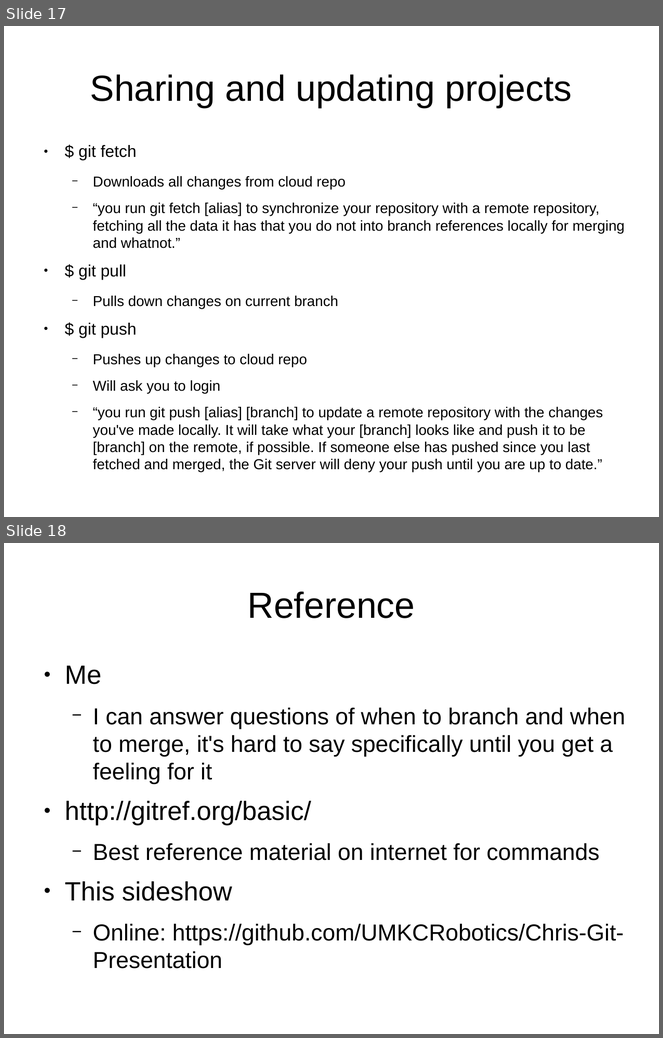
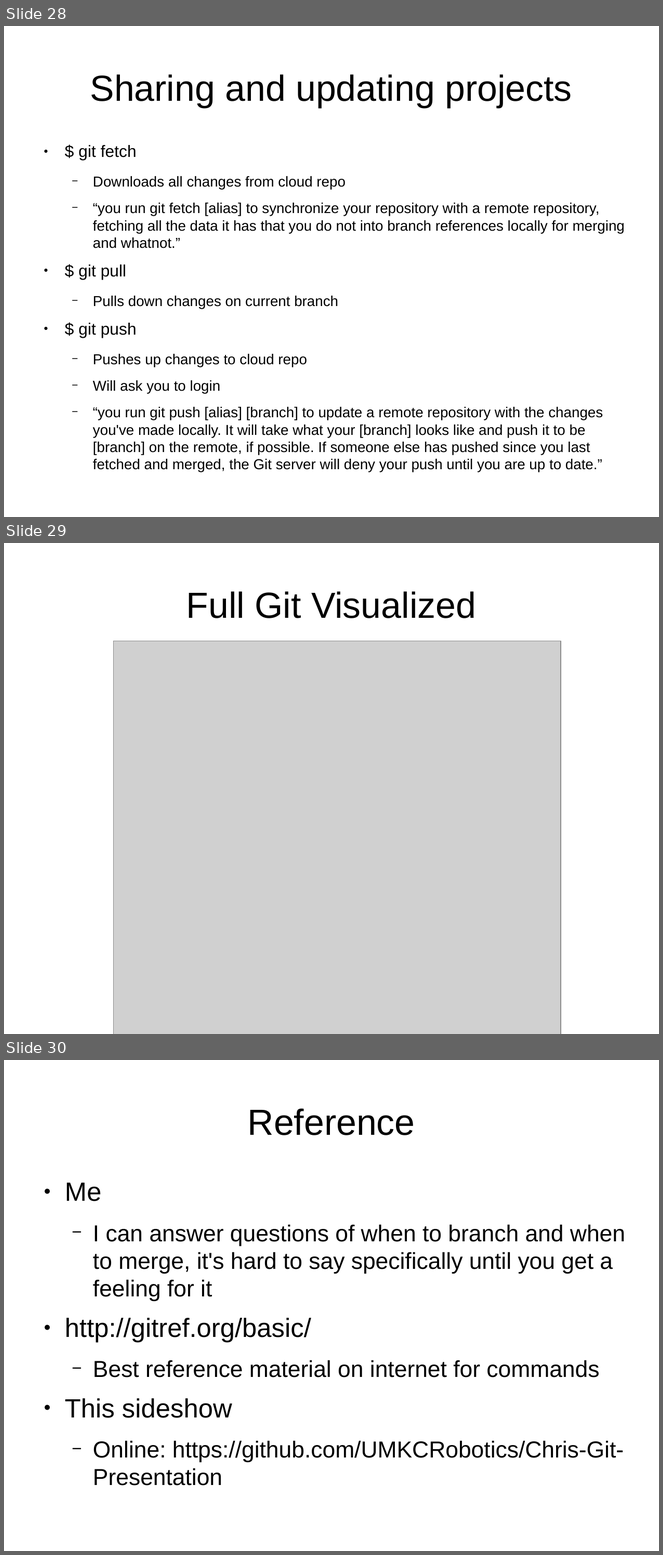
Before and after one commit to UMKCRobotics/Chris-Git-Presentation, a slide deck: presentation.odp. Shown one above the other, each under a label of ours: slides 17 and 18 before the commit, slides 28, 29 and 30 after it. The pictures are 663x1038 and 663x1555 pixels, drawn with LibreOffice and Linux fonts; fonts in the diff are those of the drawing; grey boxes stand for pictures. Boxes give left, top, right and bottom in pixels: in the first picture for what was removed or moved away, otherwise in the second. Text is boxed around its words. In the diff, an @@ line names an element or a change of style, - is before the commit and + after.

```diff
--- a/presentation.odp
+++ b/presentation.odp
@@ slide 29 added at box(4, 543, 659, 1034), background #FFFFFF @@
@@ title added at box(187, 591, 476, 618), 44 pt, text #000000 @@
+Full Git Visualized
@@ picture added at box(113, 641, 561, 1034) @@
@@ what was slide 17 is now slide 28 @@
@@ what was slide 18 is now slide 30 @@
```
Also in this commit, not shown: 5 slides changed, 12 other slides added, 1 slide removed, 16 other files.
